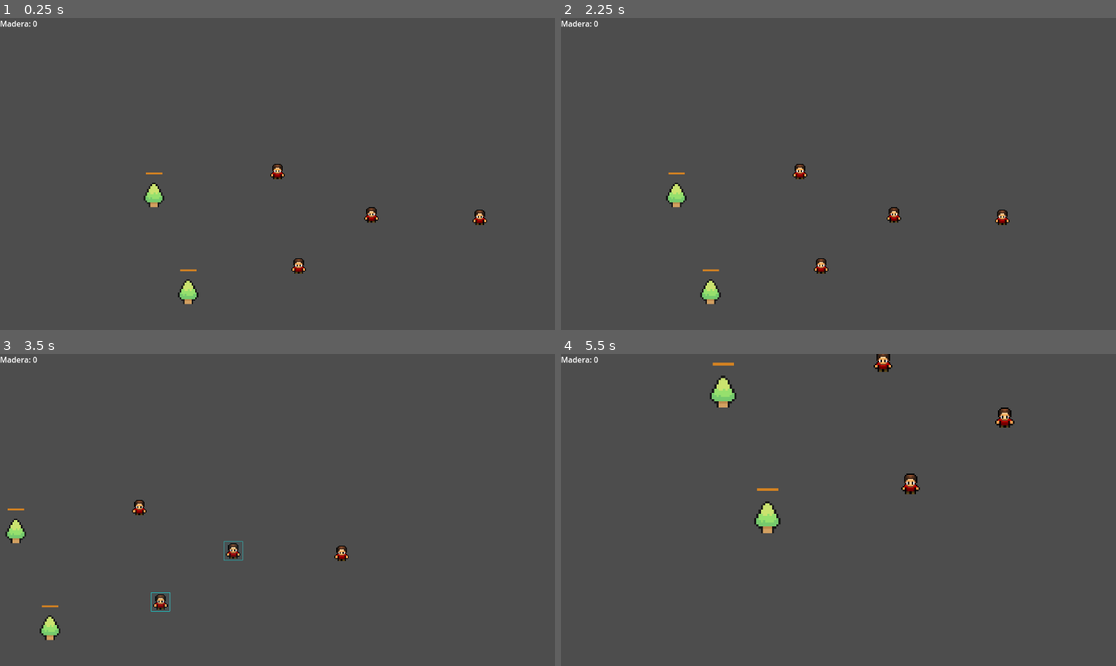
Above: before the commit, frames 1-4 (two rows, left to right).
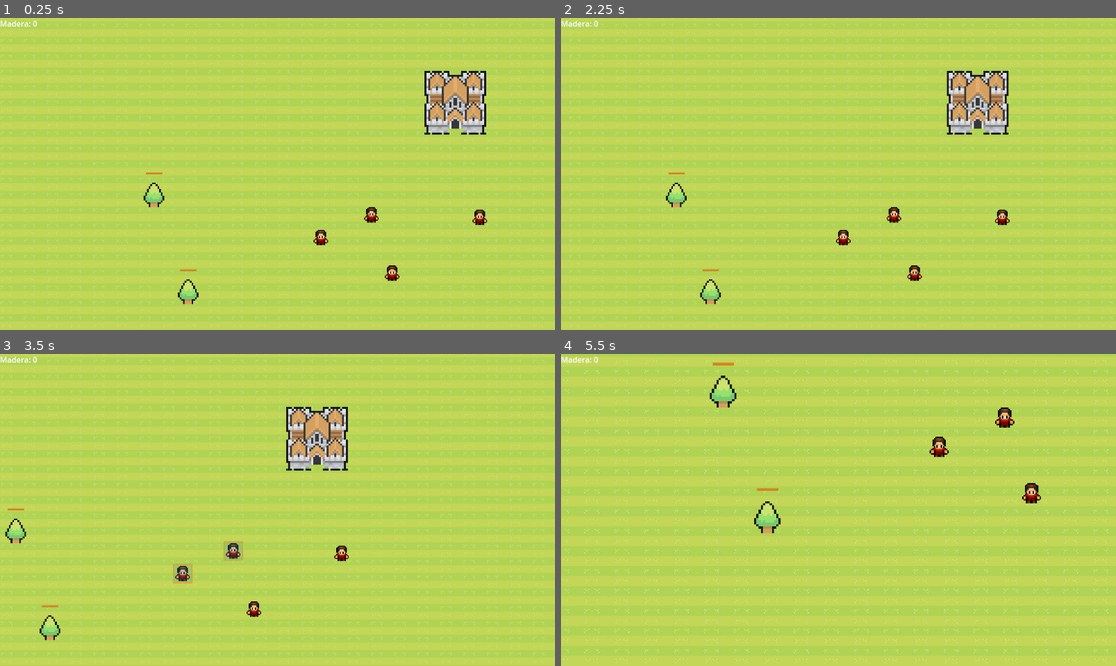
Above: after the commit, the same moments.

Repository: AjCu/godot-rts-pixel-game
Game: Godot game, scene res://world.tscn
Same seed, same stepped clock (60 frames per second), same inputs: the game is played once before the commit and once after it.
Inputs (mouse positions are in pixels of both pictures, inside the frame that each line leads up to):
- Up to frame 1 (0.25 s): no input
- Up to frame 2 (2.25 s): tap Enter at 0.5 s; drag from (838, 170) to (716, 192) at 0.52 s; drag from (860, 264) to (716, 192) at 1.27 s; move the mouse to (1038, 217) at 2.02 s; hold Right (ui_right) from 2.03 s (still down); hold Right mouse button (RightClick) from 2.03 s (still down)
- Up to frame 3 (3.5 s): click (477, 553) at 2.3 s; release Right (ui_right) at 2.75 s; release Right mouse button (RightClick) at 2.75 s; drag from (238, 550) to (55, 628) at 2.77 s
- Up to frame 4 (5.5 s): move the mouse to (1005, 556) at 3.52 s; press the mouse at (1005, 556) at 3.53 s; hold Left (ui_left) 3.53-4.25 s; tap Mouse wheel up (WheelUp) at 3.6 s; release the mouse at (1005, 556) at 4.25 s; drag from (672, 463) to (755, 432) at 4.27 s; move the mouse to (866, 510) at 5.02 s; press the mouse at (866, 510) at 5.03 s; hold Down (ui_down) from 5.03 s (still down)

The runs differ from the first frame. In frame 1, 99% of the frame differs, in the area x 0-100%, y 0-100%; in frame 2, 99%; in frame 3, 99%; in frame 4, 99%.

Commit message:
manejo de creacion de unidades

Diff:
--- /dev/null
+++ b/BarnHouse.gd
@@ -0,0 +1,27 @@
+extends StaticBody2D
+
+
+var mouseEntered = false
+@onready var select = get_node("Selected");
+var Selected = false
+
+# Called every frame. 'delta' is the elapsed time since the previous frame.
+func _process(delta):
+	select.visible = Selected
+
+
+func _input(event):
+	if event.is_action_pressed("LeftClick"):
+		if mouseEntered == true:
+			Selected = !Selected
+			if Selected == true:
+				Game.spawnUnit(position)
+
+
+
+func _on_mouse_entered():
+	mouseEntered = true
+
+
+func _on_mouse_exited():
+	mouseEntered = false
--- /dev/null
+++ b/BarnHouse.tscn
@@ -0,0 +1,43 @@
+[gd_scene load_steps=5 format=3 uid="uid://chp1tdr4s32jo"]
+
+[ext_resource type="Texture2D" uid="uid://bnm52ghlege43" path="res://assets/Keep.png" id="1_1x5vv"]
+[ext_resource type="Script" path="res://BarnHouse.gd" id="1_cdoxb"]
+
+[sub_resource type="RectangleShape2D" id="RectangleShape2D_nihmg"]
+size = Vector2(64.25, 61.875)
+
+[sub_resource type="StyleBoxFlat" id="StyleBoxFlat_t1rjg"]
+bg_color = Color(0.6, 0.6, 0.6, 0)
+border_width_left = 2
+border_width_top = 2
+border_width_right = 2
+border_width_bottom = 2
+border_color = Color(0.937255, 0.615686, 0.160784, 1)
+shadow_color = Color(0, 0, 0, 0.145098)
+shadow_size = 1
+
+[node name="BarnHouse" type="StaticBody2D"]
+scale = Vector2(2, 2)
+input_pickable = true
+script = ExtResource("1_cdoxb")
+
+[node name="CollisionShape2D" type="CollisionShape2D" parent="."]
+position = Vector2(1, -0.5)
+shape = SubResource("RectangleShape2D_nihmg")
+
+[node name="Keep" type="Sprite2D" parent="."]
+position = Vector2(0.5, 0.5)
+scale = Vector2(2, 2)
+texture = ExtResource("1_1x5vv")
+
+[node name="Selected" type="Panel" parent="."]
+offset_left = -33.5
+offset_top = -34.0
+offset_right = 36.5
+offset_bottom = 35.0
+mouse_filter = 1
+mouse_default_cursor_shape = 2
+theme_override_styles/panel = SubResource("StyleBoxFlat_t1rjg")
+
+[connection signal="mouse_entered" from="." to="." method="_on_mouse_entered"]
+[connection signal="mouse_exited" from="." to="." method="_on_mouse_exited"]
--- a/Global/Game.gd
+++ b/Global/Game.gd
@@ -1,7 +1,19 @@
 extends Node
 
+@onready var spawn = preload("res://Global/spawn_unit.tscn")
 
 var Wood = 0
+
+func spawnUnit(pos):
+	var path = get_tree().get_root().get_node("world/UI")
+	var hasSpawn = false
+	for i in path.get_child_count():
+		if "SpawnUnit" in path.get_child(i).name:
+			hasSpawn = true
+	if hasSpawn == false:
+		var spawnUnit = spawn.instantiate()
+		spawnUnit.housePos = pos
+		path.add_child(spawnUnit)
 
 # Called when the node enters the scene tree for the first time.
 func _ready():
--- /dev/null
+++ b/Global/spawn_unit.gd
@@ -0,0 +1,28 @@
+extends Node2D
+
+@onready var unit = preload("res://units/unit.tscn")
+
+var housePos = Vector2(300,300);
+
+func _on_yes_pressed():
+	var rng = RandomNumberGenerator.new()
+	rng.randomize()
+	var randomPosX = rng.randi_range(-100,100)
+	var randomPosY = rng.randi_range(80,110)
+	var unitPath = get_tree().get_root().get_node("world/Units")
+	var worldPath = get_tree().get_root().get_node("world")
+	var unit1 = unit.instantiate()
+
+
+	unit1.position = housePos + Vector2(randomPosX, randomPosY)
+	unitPath.add_child(unit1)
+	worldPath.get_units()
+
+
+func _on_no_pressed():
+	var housePath = get_tree().get_root().get_node("world/Buildings")
+	for i in housePath.get_child_count():
+		if housePath.get_child(i).Selected == true:
+			housePath.get_child(i).Selected = false
+
+	queue_free()
--- /dev/null
+++ b/Global/spawn_unit.tscn
@@ -0,0 +1,62 @@
+[gd_scene load_steps=4 format=3 uid="uid://b056hlek1lq1t"]
+
+[ext_resource type="Script" path="res://Global/spawn_unit.gd" id="1_j74ot"]
+[ext_resource type="Texture2D" uid="uid://bsfap4qscjyx2" path="res://assets/Human-Worker-Red.png" id="2_vyseq"]
+
+[sub_resource type="StyleBoxFlat" id="StyleBoxFlat_j71ay"]
+bg_color = Color(0.168627, 0.168627, 0.168627, 0.85098)
+corner_radius_top_left = 5
+corner_radius_top_right = 5
+corner_radius_bottom_right = 5
+corner_radius_bottom_left = 5
+
+[node name="SpawnUnit" type="Node2D"]
+position = Vector2(96, 30)
+scale = Vector2(1.3, 1.326)
+script = ExtResource("1_j74ot")
+
+[node name="Panel" type="Panel" parent="."]
+offset_left = 209.231
+offset_top = 128.205
+offset_right = 459.231
+offset_bottom = 265.205
+scale = Vector2(1.3, 1.326)
+theme_override_styles/panel = SubResource("StyleBoxFlat_j71ay")
+metadata/_edit_use_anchors_ = true
+
+[node name="Yes" type="Button" parent="."]
+offset_left = 250.0
+offset_top = 243.59
+offset_right = 303.0
+offset_bottom = 274.59
+scale = Vector2(1.3, 1.326)
+text = "Si"
+metadata/_edit_use_anchors_ = true
+
+[node name="No" type="Button" parent="."]
+offset_left = 424.615
+offset_top = 244.344
+offset_right = 479.615
+offset_bottom = 275.344
+scale = Vector2(1.3, 1.326)
+text = "No"
+metadata/_edit_use_anchors_ = true
+
+[node name="Label" type="Label" parent="."]
+offset_left = 232.308
+offset_top = 148.567
+offset_right = 447.308
+offset_bottom = 174.567
+scale = Vector2(1.3, 1.326)
+text = "¿Quieres crear esta unidad?"
+metadata/_edit_use_anchors_ = true
+
+[node name="Arthax" type="Sprite2D" parent="."]
+position = Vector2(373.846, 217.949)
+scale = Vector2(2.47692, 2.4541)
+texture = ExtResource("2_vyseq")
+hframes = 5
+vframes = 8
+
+[connection signal="pressed" from="Yes" to="." method="_on_yes_pressed"]
+[connection signal="pressed" from="No" to="." method="_on_no_pressed"]
--- a/project.godot
+++ b/project.godot
@@ -13,7 +13,7 @@
 config/name="Dominations Pixel"
 run/main_scene="res://world.tscn"
 config/features=PackedStringArray("4.1", "Mobile")
-config/icon="res://icon.svg"
+config/icon="res://assets/icon.svg"
 
 [autoload]
 
--- a/units/unit.gd
+++ b/units/unit.gd
@@ -8,9 +8,10 @@
 @onready var target = position
 var follow_cursor = false
 
-var Speed = 50
+var Speed = 70
 func _ready():
 	set_selected(selected)
+	add_to_group("Units",true)
 
 
 
--- a/units/unit.tscn
+++ b/units/unit.tscn
@@ -1,6 +1,6 @@
 [gd_scene load_steps=8 format=3 uid="uid://dywrmpc3qludp"]
 
-[ext_resource type="Texture2D" uid="uid://bsfap4qscjyx2" path="res://Human-Worker-Red.png" id="1_4oc0k"]
+[ext_resource type="Texture2D" uid="uid://bsfap4qscjyx2" path="res://assets/Human-Worker-Red.png" id="1_4oc0k"]
 [ext_resource type="Script" path="res://units/unit.gd" id="1_17h22"]
 
 [sub_resource type="RectangleShape2D" id="RectangleShape2D_uiobh"]
@@ -8,13 +8,13 @@
 
 [sub_resource type="StyleBoxFlat" id="StyleBoxFlat_mof0v"]
 bg_color = Color(0.6, 0.6, 0.6, 0)
-border_width_left = 1
-border_width_top = 1
-border_width_right = 1
-border_width_bottom = 1
-border_color = Color(0.109804, 0.8, 0.8, 1)
+border_width_left = 2
+border_width_top = 2
+border_width_right = 2
+border_width_bottom = 2
+border_color = Color(0.937255, 0.615686, 0.160784, 1)
 corner_radius_bottom_right = 1
-shadow_color = Color(0.113725, 0.513726, 0.611765, 0.0705882)
+shadow_color = Color(0.168627, 0.501961, 0.65098, 0.2)
 shadow_size = 1
 
 [sub_resource type="Animation" id="Animation_yesmd"]
--- a/world-objects/tree.tscn
+++ b/world-objects/tree.tscn
@@ -1,7 +1,7 @@
 [gd_scene load_steps=7 format=3 uid="uid://cknb26gpcqkgc"]
 
 [ext_resource type="Script" path="res://world-objects/tree.gd" id="1_htp48"]
-[ext_resource type="Texture2D" uid="uid://ohc5cjuxa3fs" path="res://Trees.png" id="1_qs4h0"]
+[ext_resource type="Texture2D" uid="uid://ohc5cjuxa3fs" path="res://assets/Trees.png" id="1_qs4h0"]
 
 [sub_resource type="RectangleShape2D" id="RectangleShape2D_nkhh5"]
 size = Vector2(18.5, 9.5)
--- a/world.gd
+++ b/world.gd
@@ -5,8 +5,12 @@
 
 # Called when the node enters the scene tree for the first time.
 func _ready():
-	units = get_tree().get_nodes_in_group("unit")
+	get_units()
 
+
+func get_units():
+		units = null
+		units = get_tree().get_nodes_in_group("Units")
 
 
 func _on_area_selected(object):
--- a/world.tscn
+++ b/world.tscn
@@ -1,10 +1,12 @@
-[gd_scene load_steps=7 format=3 uid="uid://p0grng5qdfqx"]
+[gd_scene load_steps=9 format=3 uid="uid://p0grng5qdfqx"]
 
 [ext_resource type="Script" path="res://world.gd" id="1_4intc"]
 [ext_resource type="Script" path="res://UI/Camera.gd" id="1_woyqp"]
+[ext_resource type="Texture2D" uid="uid://cgbb47415hi1l" path="res://assets/TexturedGrass.png" id="2_dmldp"]
 [ext_resource type="PackedScene" uid="uid://dywrmpc3qludp" path="res://units/unit.tscn" id="2_w6g4k"]
 [ext_resource type="Script" path="res://UI.gd" id="3_3ex6o"]
 [ext_resource type="PackedScene" uid="uid://cknb26gpcqkgc" path="res://world-objects/tree.tscn" id="4_3gdna"]
+[ext_resource type="PackedScene" uid="uid://chp1tdr4s32jo" path="res://BarnHouse.tscn" id="7_7qnsh"]
 
 [sub_resource type="StyleBoxFlat" id="StyleBoxFlat_tr80h"]
 bg_color = Color(0.25098, 0.25098, 0.25098, 0.662745)
@@ -15,7 +17,17 @@
 border_color = Color(0.94902, 0.729412, 0.796078, 1)
 
 [node name="world" type="Node2D"]
+y_sort_enabled = true
 script = ExtResource("1_4intc")
+
+[node name="TextureRect" type="TextureRect" parent="."]
+offset_left = -835.0
+offset_top = -493.0
+offset_right = 869.0
+offset_bottom = 603.0
+texture = ExtResource("2_dmldp")
+stretch_mode = 1
+metadata/_edit_lock_ = true
 
 [node name="Camera" type="Camera2D" parent="."]
 script = ExtResource("1_woyqp")
@@ -31,12 +43,13 @@
 offset_bottom = 23.0
 
 [node name="Units" type="Node2D" parent="."]
+y_sort_enabled = true
 
 [node name="Unit" parent="Units" groups=["unit"] instance=ExtResource("2_w6g4k")]
-position = Vector2(-2, -3)
+position = Vector2(236, 208)
 
 [node name="Unit2" parent="Units" groups=["unit"] instance=ExtResource("2_w6g4k")]
-position = Vector2(42, 193)
+position = Vector2(88, 134)
 
 [node name="Unit3" parent="Units" groups=["unit"] instance=ExtResource("2_w6g4k")]
 position = Vector2(418, 92)
@@ -45,9 +58,15 @@
 position = Vector2(193, 87)
 
 [node name="Objects" type="Node2D" parent="."]
+y_sort_enabled = true
 
 [node name="Tree" parent="Objects" instance=ExtResource("4_3gdna")]
 position = Vector2(-256, 45)
 
 [node name="Tree2" parent="Objects" instance=ExtResource("4_3gdna")]
 position = Vector2(-185, 246)
+
+[node name="Buildings" type="Node2D" parent="."]
+
+[node name="BarnHouse" parent="Buildings" instance=ExtResource("7_7qnsh")]
+position = Vector2(368, -149)
Renamed: Human-Worker-Red.png -> assets/Human-Worker-Red.png
Not shown, changed: assets/Human-Worker-Red.png.import
Binary file added: assets/Keep.png
Not shown, added: assets/Keep.png.import
Binary file added: assets/TexturedGrass.png
Not shown, changed: assets/TexturedGrass.png.import
Renamed: Trees.png -> assets/Trees.png
Not shown, added: assets/Trees.png.import
Renamed: icon.svg -> assets/icon.svg
Not shown, changed: assets/icon.svg.import
